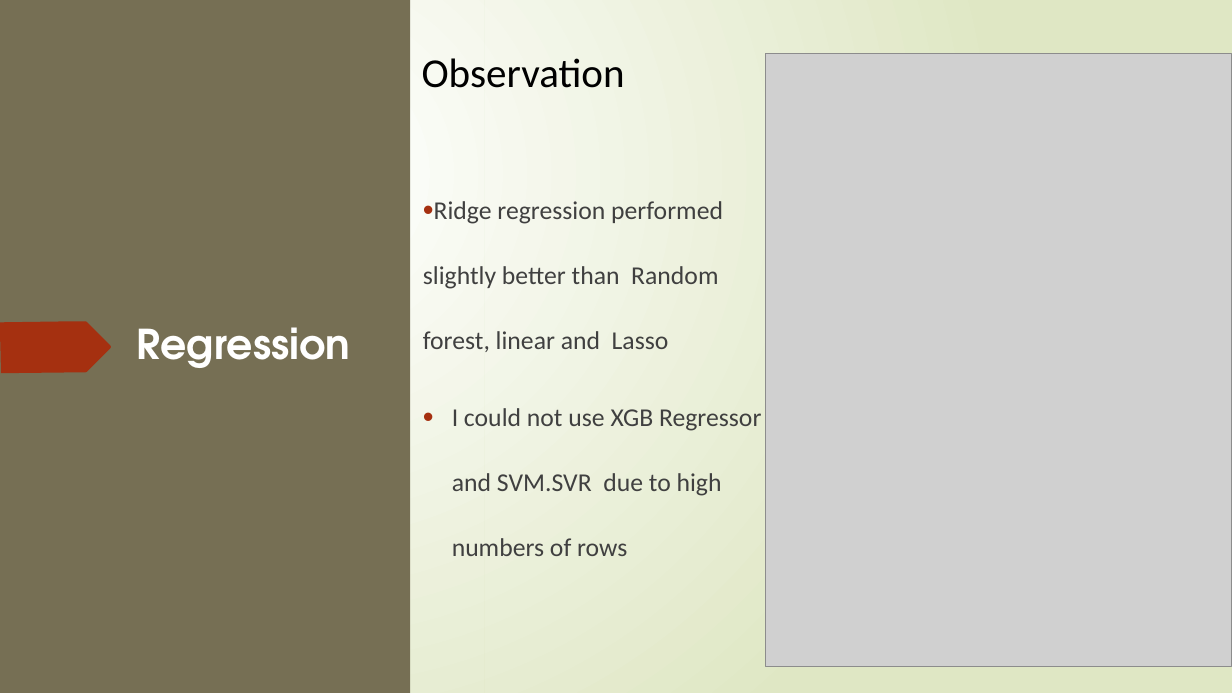
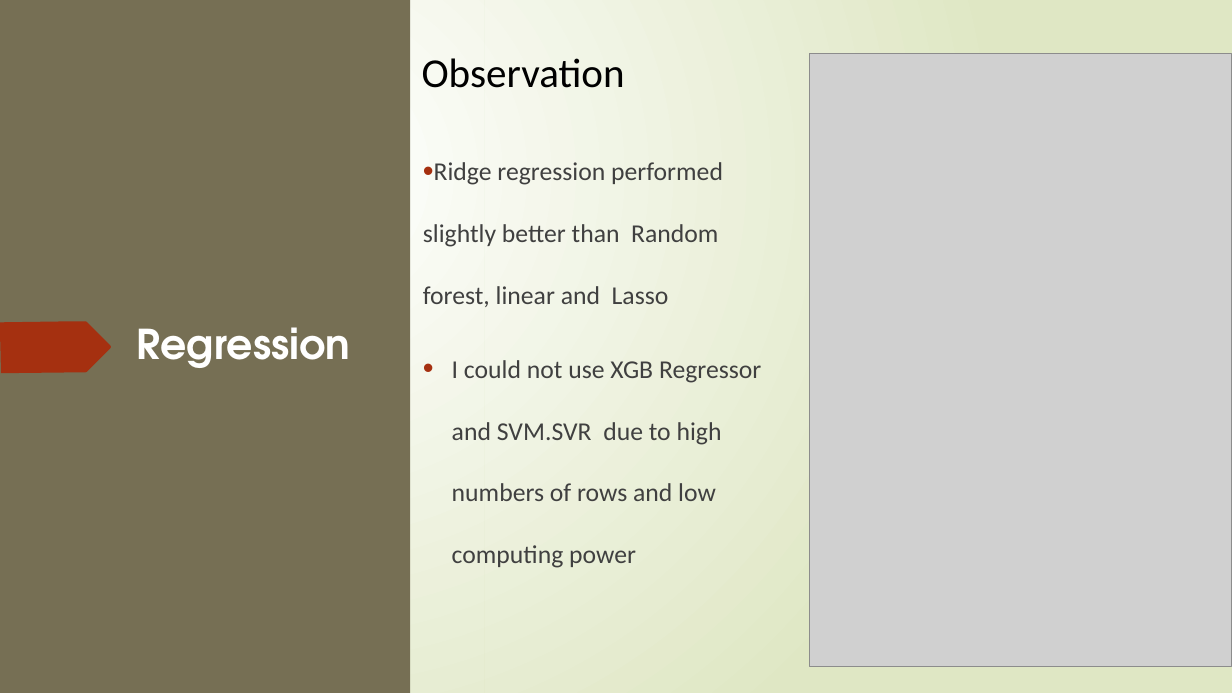
Before and after one commit to rwadisaputro/lhl_midterm_project, a slide deck: slide 12 of Project1-5.pptx. Drawn at 1232x693 pixels with LibreOffice and Linux fonts; fonts in the diff are those of the drawing; grey boxes stand for pictures. Boxes give left, top, right and bottom in pixels: in the first picture for what was removed or moved away, otherwise in the second. Text is boxed around its words. In the diff, an @@ line names an element or a change of style, - is before the commit and + after.

```diff
--- a/Project1-5.pptx
+++ b/Project1-5.pptx
@@ text "Ridge regression performed slightly better ...": place and size @@
-text "Ridge regression performed slightly better ..." at <box>423,201,761,556</box>
+text "Ridge regression performed slightly better ..." at <box>423,162,761,568</box>
@@ picture: place and size @@
-picture at <box>766,54,1232,666</box>
+picture at <box>810,54,1232,666</box>
@@ text at <box>423,162,723,307</box>: line spacing 2.1 to 2 @@
@@ text at <box>452,360,761,568</box>: text changed @@
-• I could not use XGB Regressor and SVM.SVR due to high numbers of rows
+• I could not use XGB Regressor and SVM.SVR due to high numbers of rows and low computing power
```
Also in this commit, not shown: 7 other slides changed.
